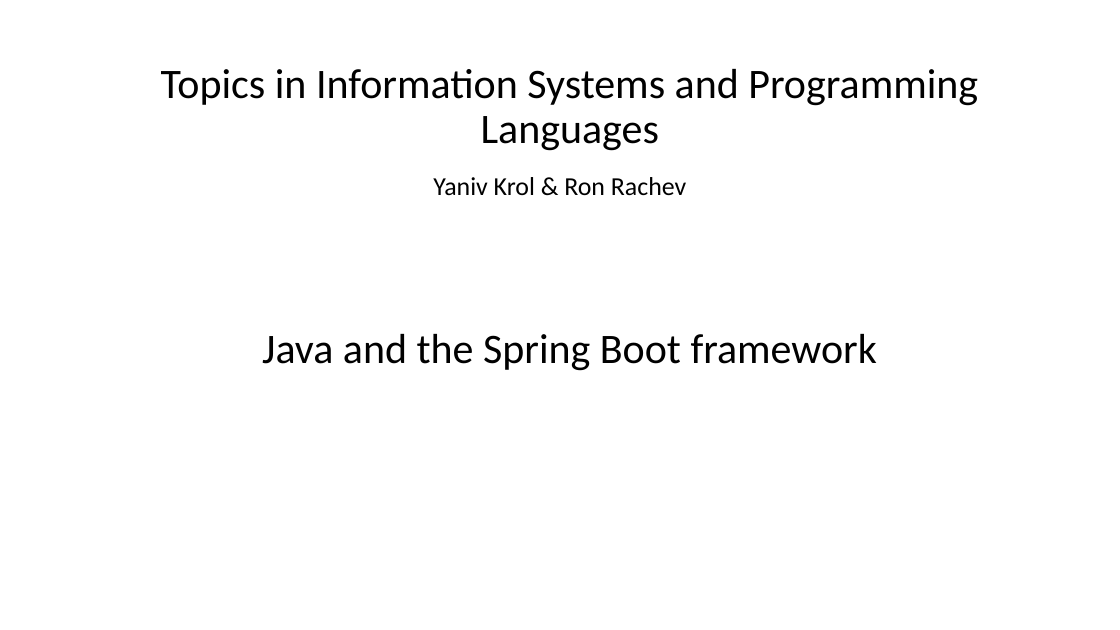
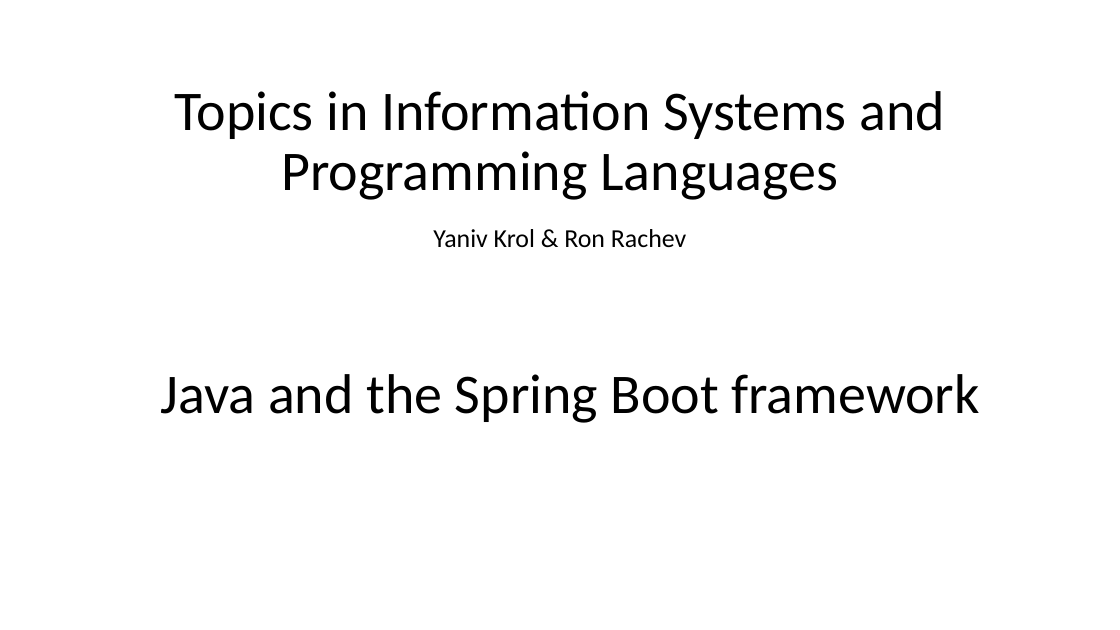
Before and after one commit to eNtrozx/todosys, a slide deck: slide 1 of Presentation.pptx. Drawn at 1120x630 pixels with LibreOffice and Linux fonts; fonts in the diff are those of the drawing. Boxes give left, top, right and bottom in pixels: in the first picture for what was removed or moved away, otherwise in the second. Text is boxed around its words. In the diff, an @@ line names an element or a change of style, - is before the commit and + after.

```diff
--- a/Presentation.pptx
+++ b/Presentation.pptx
@@ title "Topics in Information Systems and ...": place and size @@
-title "Topics in Information Systems and ..." at [161,69,978,151]
+title "Topics in Information Systems and ..." at [174,91,946,200]
@@ title "Topics in Information Systems and ..." at [174,91,946,200]: size 36 to 48 pt @@
@@ subtitle "Yaniv Krol & Ron Rachev": place and size @@
-subtitle "Yaniv Krol & Ron Rachev" at [433,177,686,196]
+subtitle "Yaniv Krol & Ron Rachev" at [433,229,686,248]
@@ text "Java and the Spring Boot ..." at [160,374,979,423]: size 36 to 48 pt @@
@@ text "Java and the Spring Boot ...": place and size @@
-text "Java and the Spring Boot ..." at [262,334,877,371]
+text "Java and the Spring Boot ..." at [160,374,979,423]
```
Also in this commit, not shown: 11 other slides changed.
